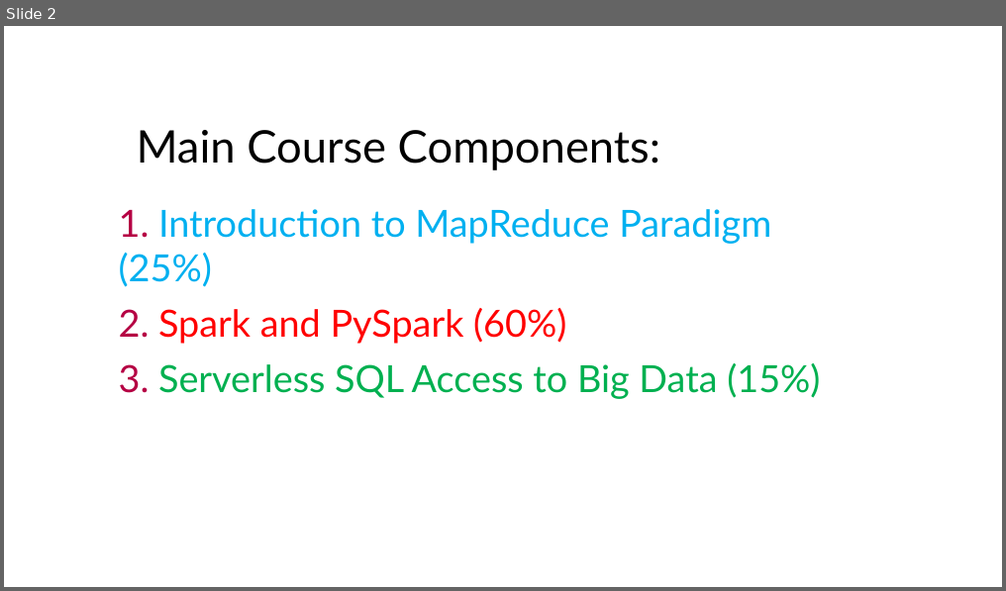
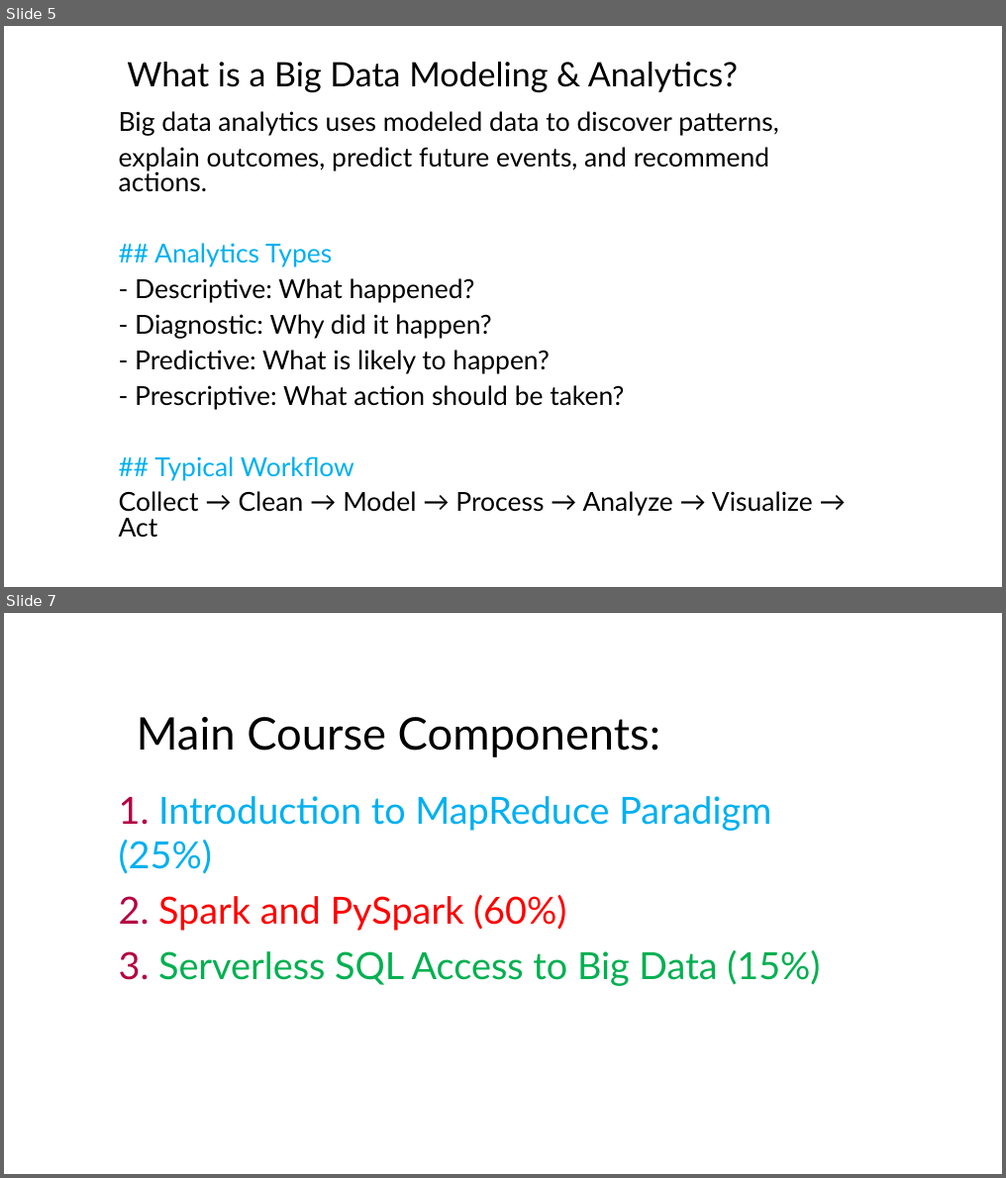
Before and after one commit to mahmoudparsian/big-data-modeling, a slide deck: course_outine_10_weeks/Course_Outline_Big_Data_Modeling.pptx. Shown one above the other, each under a label of ours: slide 2 before the commit, slides 5 and 7 after it; the slides between them are not shown. The pictures are 1006x591 and 1006x1178 pixels, drawn with LibreOffice and Linux fonts; fonts in the diff are those of the drawing; background and template pictures are left out. Boxes give left, top, right and bottom in pixels: in the first picture for what was removed or moved away, otherwise in the second. Text is boxed around its words. In the diff, an @@ line names an element or a change of style, - is before the commit and + after.

```diff
--- a/course_outine_10_weeks/Course_Outline_Big_Data_Modeling.pptx
+++ b/course_outine_10_weeks/Course_Outline_Big_Data_Modeling.pptx
@@ slide 5 added at bbox=[4, 26, 1002, 587], background #FFFFFF @@
@@ title added at bbox=[127, 62, 738, 93], 32.4 pt, text #000000 @@
+What is a Big Data Modeling & Analytics?
@@ subtitle added at bbox=[119, 111, 813, 537], 25.2 pt, text #000000 @@
+Big data analytics uses modeled data to discover patterns,
+explain outcomes, predict future events, and recommend actions.
+## Analytics Types
+- Descriptive: What happened?
+- Diagnostic: Why did it happen?
+- Predictive: What is likely to happen?
+- Prescriptive: What action should be taken?
+## Typical Workflow
+Collect → Clean → Model → Process → Analyze → Visualize → Act
@@ what was slide 2 is now slide 7 @@
```
Also in this commit, not shown: 2 slides changed, 4 other slides added, 1 other file.
